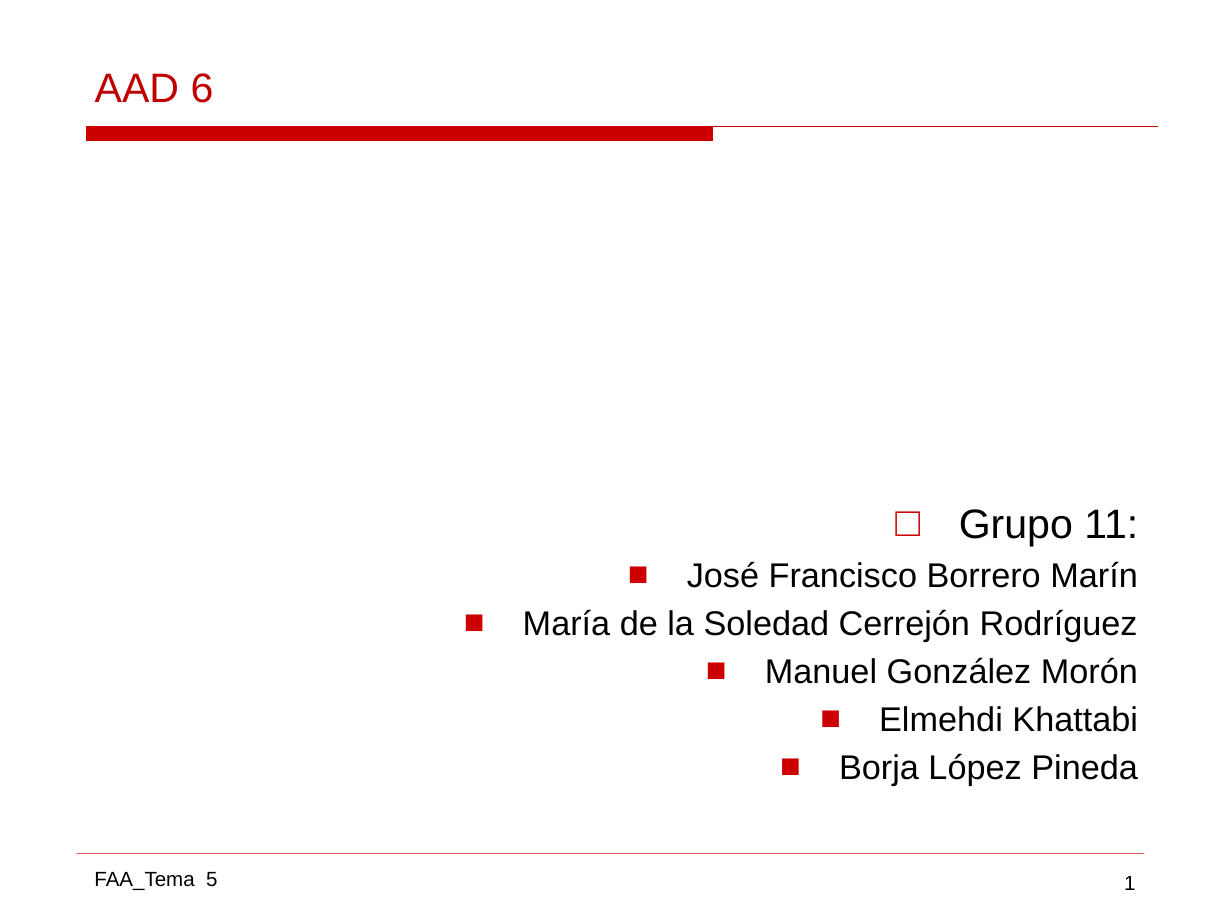
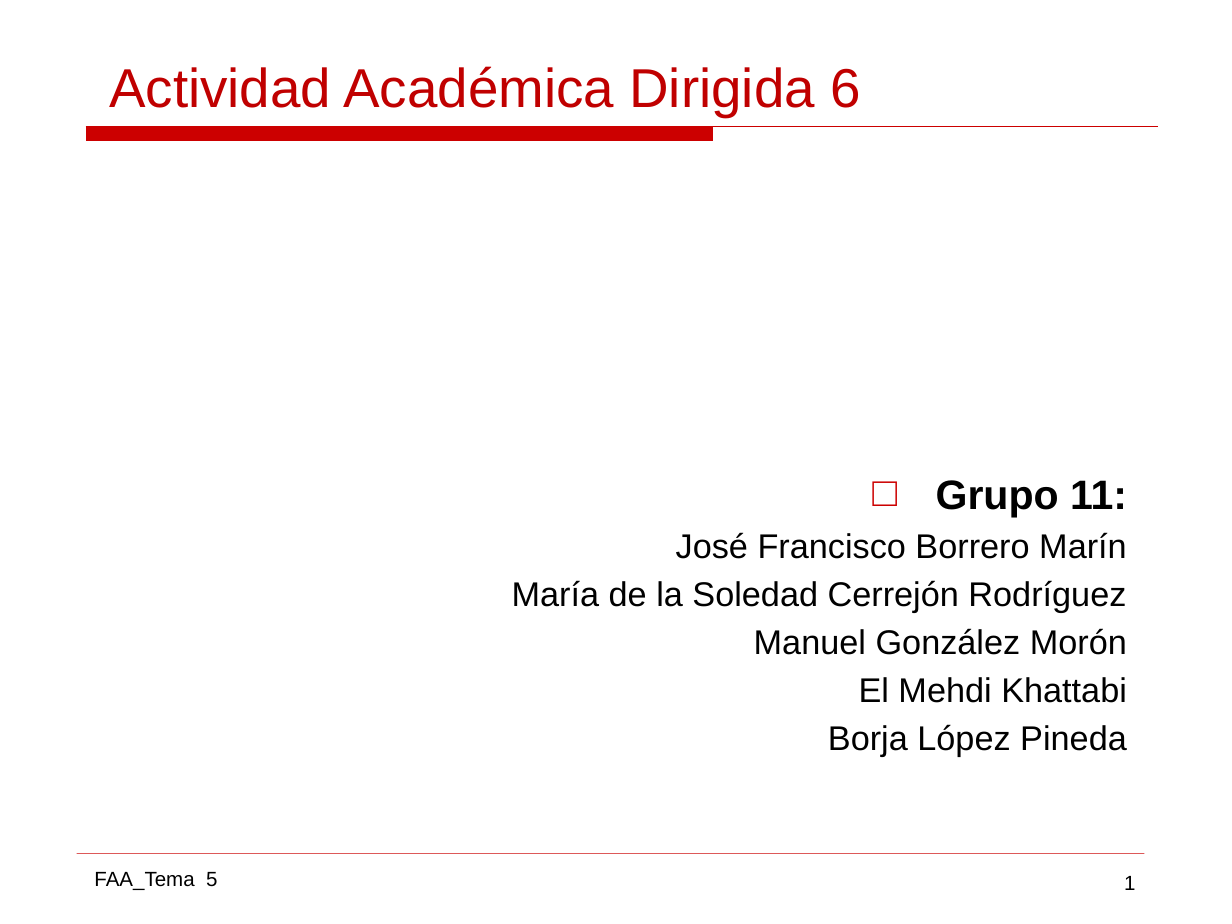
Before and after one commit to gabrielpr96/ETSIcode, a slide deck: slide 1 of FAA/Practica 2 AAD/AAD_11.pptx. Drawn at 1232x924 pixels with LibreOffice and Linux fonts; fonts in the diff are those of the drawing. Boxes give left, top, right and bottom in pixels: in the first picture for what was removed or moved away, otherwise in the second. Text is boxed around its words. In the diff, an @@ line names an element or a change of style, - is before the commit and + after.

```diff
--- a/FAA/Practica 2 AAD/AAD_11.pptx
+++ b/FAA/Practica 2 AAD/AAD_11.pptx
@@ title removed at box(95, 73, 214, 103) @@
-  AAD 6
@@ text added at box(109, 66, 860, 117), 32 pt, text #C00000 @@
+Actividad Académica Dirigida 6
@@ text "Grupo 11:": place and size @@
-text "Grupo 11:" at box(523, 509, 1138, 785)
+text "Grupo 11:" at box(512, 480, 1127, 756)
@@ text at box(512, 480, 1127, 756): bold on in "Grupo 11:"; bullet ■ to none @@
@@ text at box(859, 677, 1127, 703): text changed @@
-  ■ Elmehdi Khattabi
+  El Mehdi Khattabi
```
Also in this commit, not shown: 4 other slides changed, 31 slides added, 6 slides removed, 18 other files.
